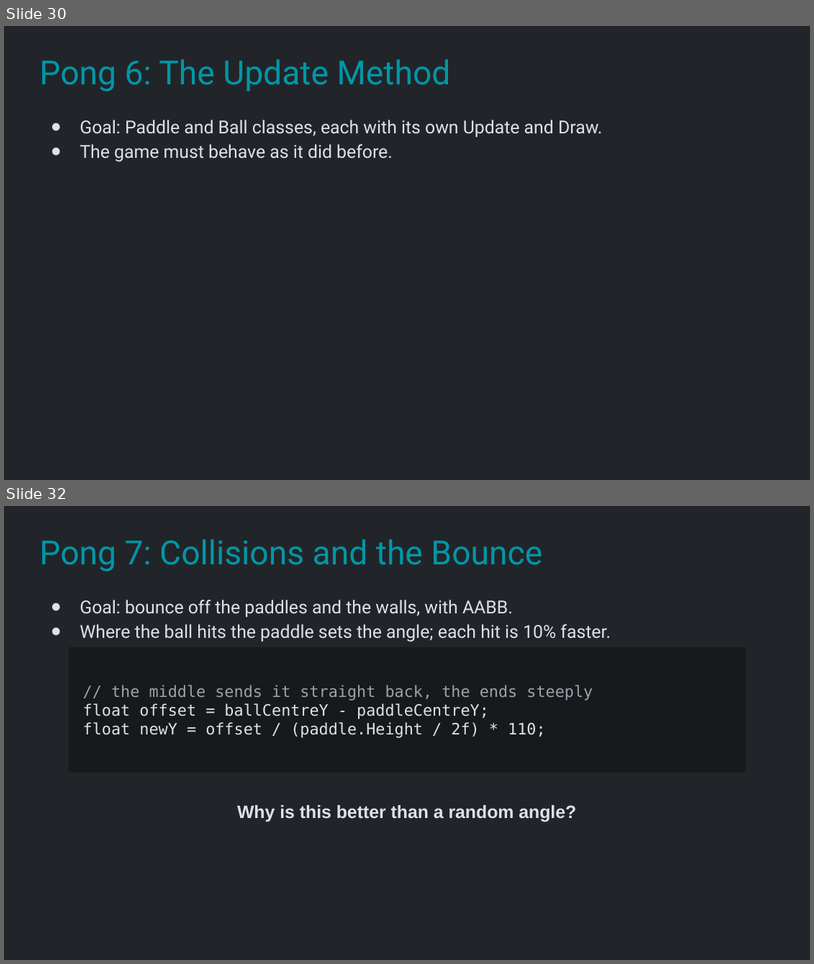
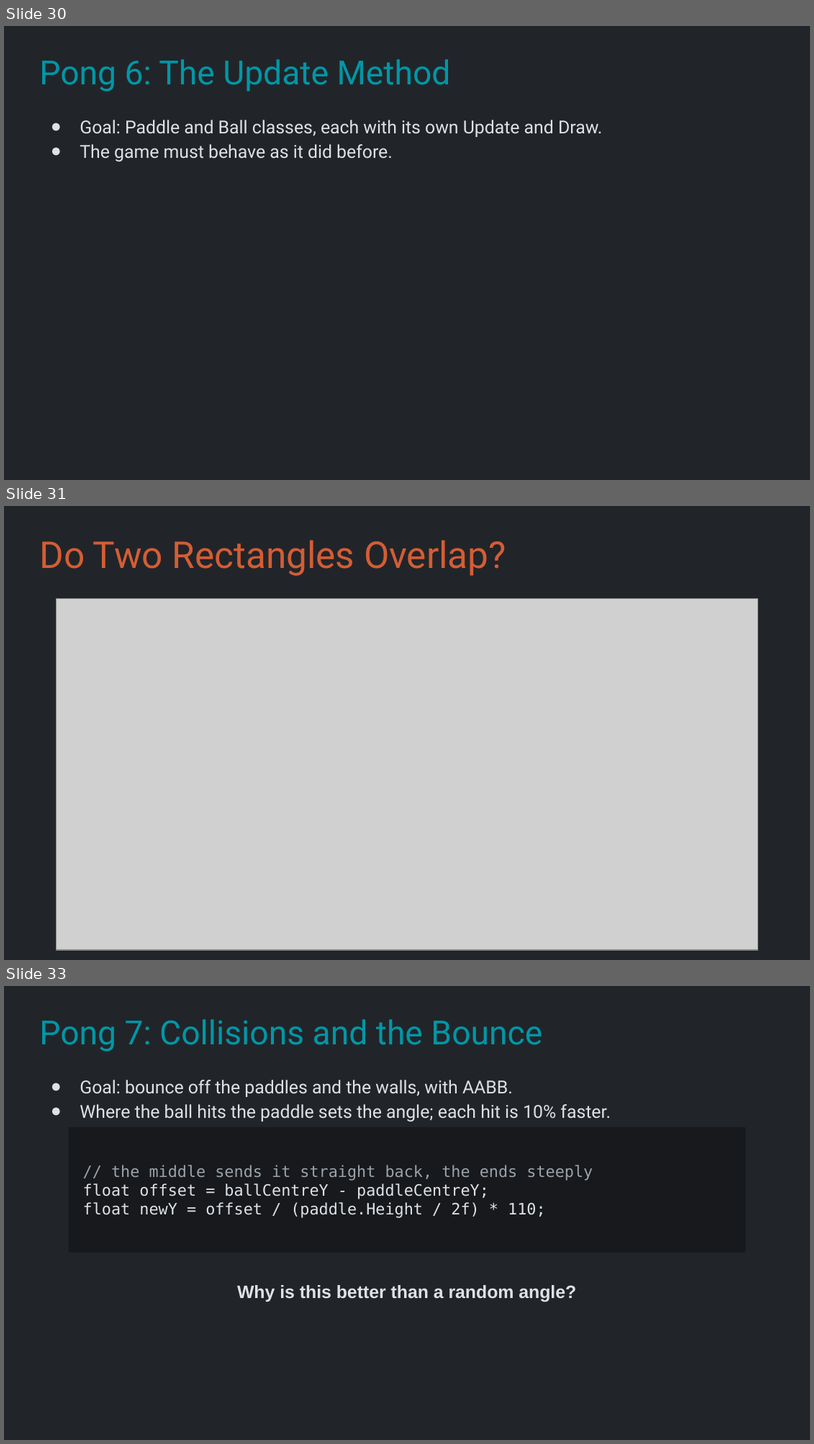
Before and after one commit to Metamate/gar, a slide deck: slides/01 Pong.pptx. Shown one above the other, each under a label of ours: slides 30 and 32 before the commit, slides 30, 31 and 33 after it; the slides between them are not shown. The pictures are 814x964 and 814x1444 pixels, drawn with LibreOffice and Linux fonts; fonts in the diff are those of the drawing; grey boxes stand for pictures. Boxes give left, top, right and bottom in pixels: in the first picture for what was removed or moved away, otherwise in the second. Text is boxed around its words. In the diff, an @@ line names an element or a change of style, - is before the commit and + after.

```diff
--- a/slides/01 Pong.pptx
+++ b/slides/01 Pong.pptx
@@ slide 31 added at [4,506,810,960], background #212529 @@
@@ title added at [39,540,507,576], 33 pt, text #D45D35 @@
+Do Two Rectangles Overlap?
@@ picture added at [57,599,758,950] @@
@@ what was slide 32 is now slide 33 @@
```
Also in this commit, not shown: 1 slide changed, 26 other files.
